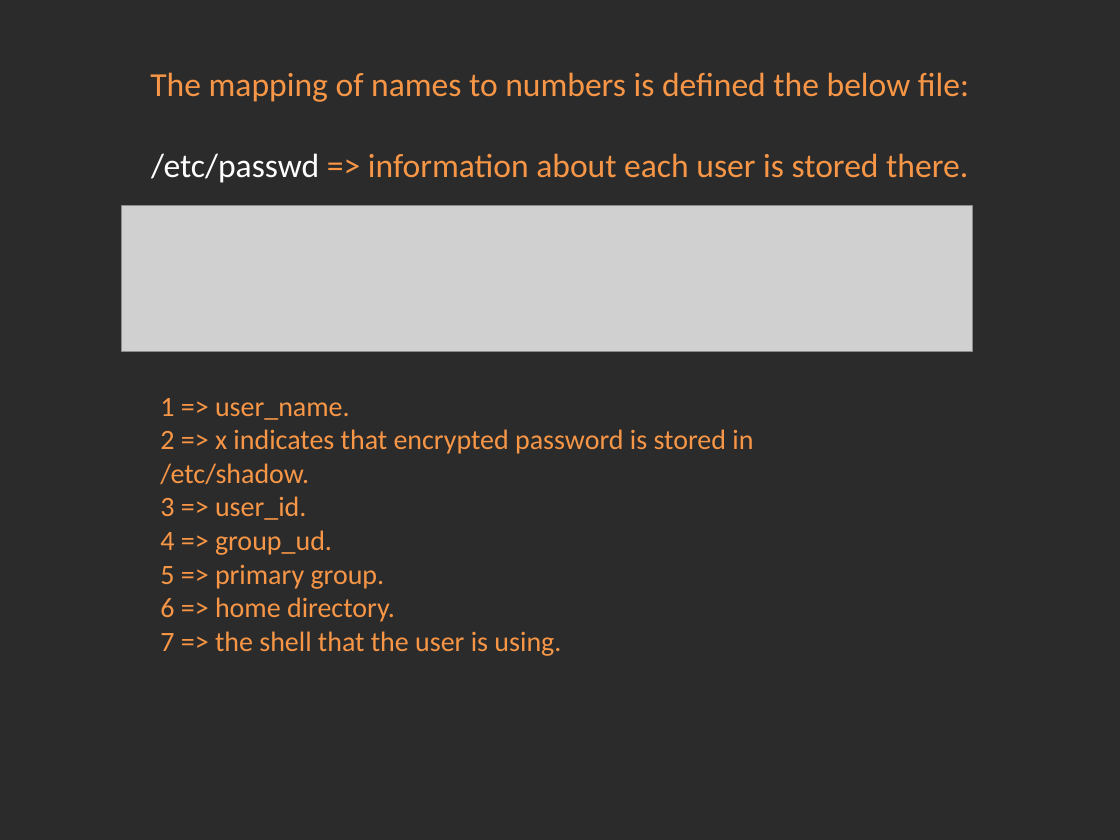
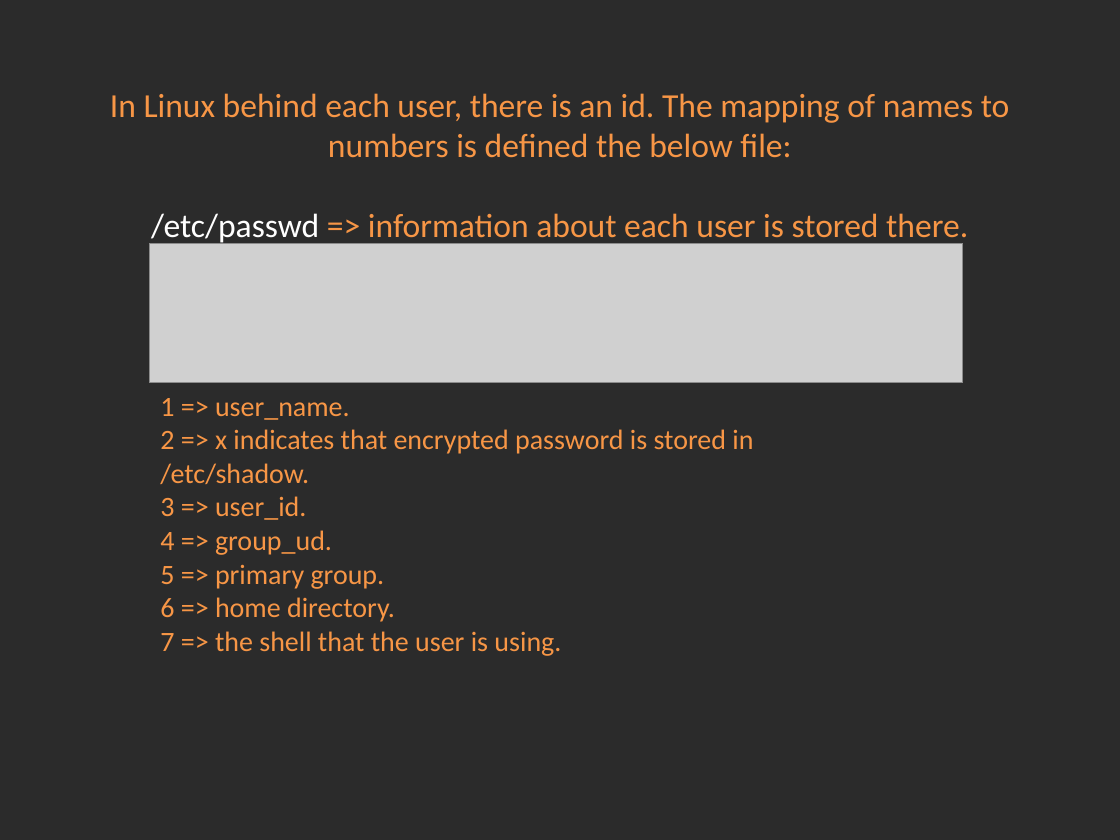
Before and after one commit to Academy-Soft-Intellect/Linux-Course, a slide deck: slide 4 of 04.Users_And_UsersGroups/04-UsersAndUsersGroups.pptx. Drawn at 1120x840 pixels with LibreOffice and Linux fonts; fonts in the diff are those of the drawing; grey boxes stand for pictures; background and template pictures are left out; a plain dark background stands for a picture behind light text. Boxes give left, top, right and bottom in pixels: in the first picture for what was removed or moved away, otherwise in the second. Text is boxed around its words. In the diff, an @@ line names an element or a change of style, - is before the commit and + after.

```diff
--- a/04.Users_And_UsersGroups/04-UsersAndUsersGroups.pptx
+++ b/04.Users_And_UsersGroups/04-UsersAndUsersGroups.pptx
@@ title at (x1=110, y1=93, x2=1010, y2=246): text changed @@
-The mapping of names to numbers is defined the below file:
-/etc/passwd => information about each user is stored there.
+In Linux behind each user, there is an id. The mapping of names to numbers is defined the below file:
+/etc/passwd => information about each user is stored there.
@@ picture resized from (x1=121, y1=205, x2=972, y2=351) to (x1=149, y1=243, x2=962, y2=383) @@
```
Also in this commit, not shown: 3 other slides changed, 1 other file.
